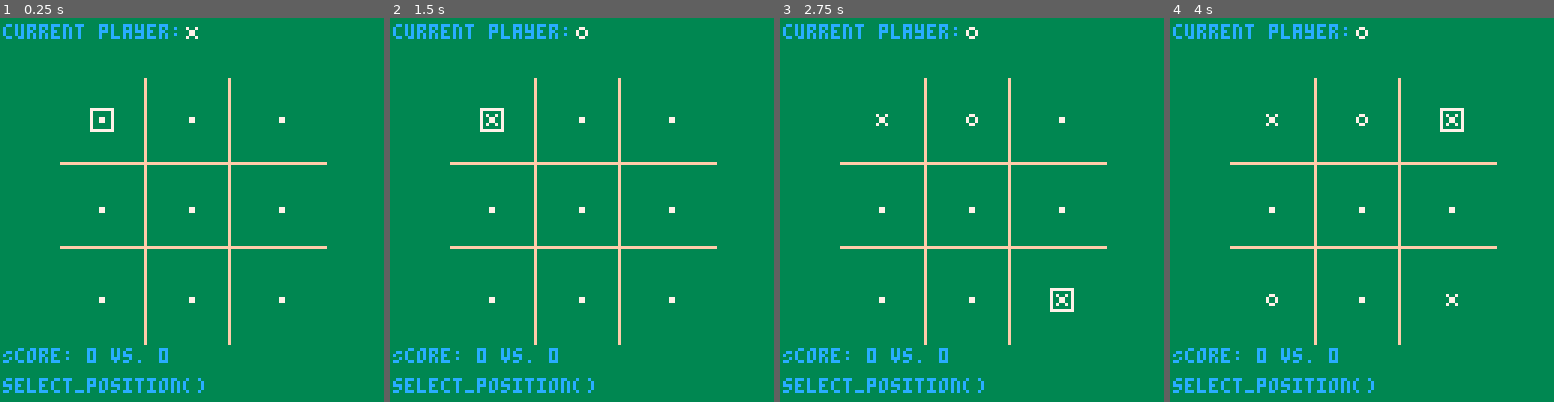
Above: before the commit, frames 1-4 (left to right).
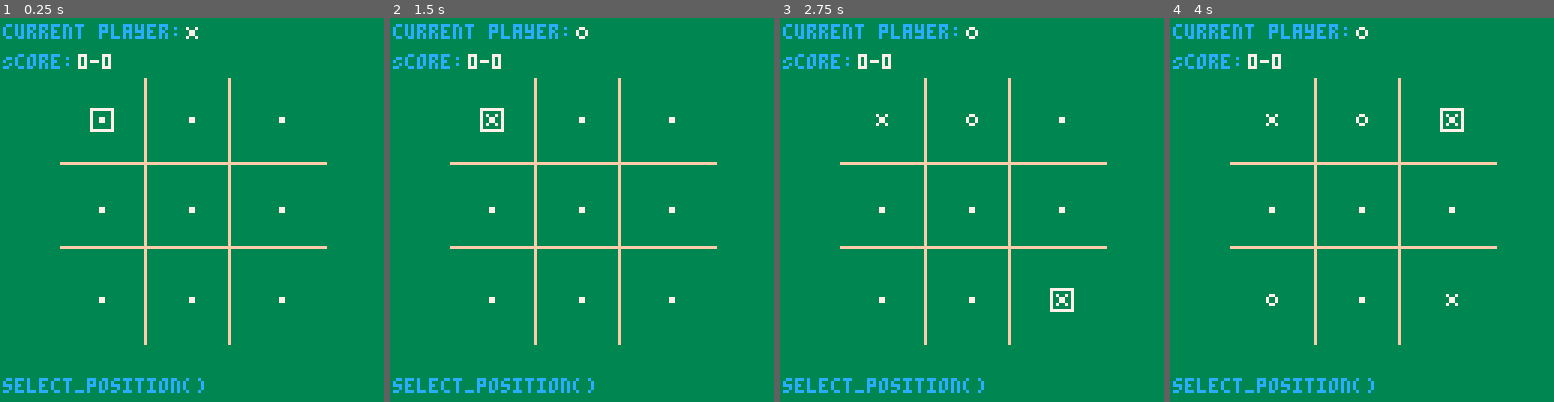
Above: after the commit, the same moments.

Repository: EmreMotan/TicTacToe
Game: PICO-8 cartridge tictactoe.p8
Same seed, same stepped clock (60 frames per second), same inputs: the game is played once before the commit and once after it.
Inputs:
- Up to frame 1 (0.25 s): no input
- Up to frame 2 (1.5 s): tap X (X key) at 0.33, 1.07 s; tap O (Z key) at 0.7 s
- Up to frame 3 (2.75 s): hold Right 1.6-2.1 s; tap O (Z key) at 1.7, 2.1, 2.5 s; tap X (X key) at 1.85 s; hold Up 2.15-2.42 s; hold Right from 2.47 s (still down)
- Up to frame 4 (4 s): tap O (Z key) at 2.9, 3.3, 3.7 s; tap X (X key) at 2.97 s; release Right at 3.03 s; hold Left 3.08-3.58 s; hold Down 3.63-3.97 s

The runs differ from the first frame. In frame 1, 1.0% of the frame differs, in the area x 0-44%, y 9-90%; in frame 2, 1.0%; in frame 3, 1.0%; in frame 4, 1.0%.

Commit message:
More state refactoring, small feature updates

Diff:
--- a/tictactoe.p8
+++ b/tictactoe.p8
@@ -35,12 +35,13 @@
 
 -- states
 --[[
-init_game
+state_init_game
 choose_player
-select_position
-win_screen
+state_select_position
+state_select_position
 ]]
-global_state = ''
+
+--global_state = state_init_game
 
 -- play music, if we got it
 -- music(0)
@@ -64,7 +65,7 @@
   win_pos = {}
   grid_selector_position = 0
 
-  global_state = select_position
+  global_state = state_select_position
 
   debugmsg = 'init_game()'
 end
@@ -75,7 +76,7 @@
   else currentplayer = 1
   end
 
-  global_state = select_position
+  global_state = state_select_position
 
   debugmsg = 'next_player()'
 end
@@ -124,10 +125,10 @@
 
       if win_result == 1 then
         score[currentplayer] += 1
-        global_state = win_screen
+        global_state = state_win_screen
       elseif tie_result == 1 then
-        global_state = tie_screen
-      else global_state = next_player
+        global_state = state_tie_screen
+      else global_state = state_next_player
       end
     end
 	end
@@ -235,21 +236,21 @@
   r = 0
   r = wait_for_any_input()
 
-  if r == 1 then global_state = init_game end
+  if r == 1 then global_state = state_init_game end
 end
 
 function tie_screen()
   r = 0
   r = wait_for_any_input()
 
-  if r == 1 then global_state = init_game end
+  if r == 1 then global_state = state_init_game end
 end
 
 function title_screen()
   r = 0
   r = wait_for_any_input()
 
-  if r == 1 then global_state = init_game end
+  if r == 1 then global_state = state_init_game end
 end
 
 function wait_for_any_input()
@@ -274,22 +275,23 @@
 function _init()
   state_init_game, state_next_player, state_select_position, state_win_screen, state_tie_screen = 1, 2, 3, 4, 5
 
-  draw_funcs = {init_game=draw_main_screen,
-                next_player=draw_main_screen,
-                select_position=draw_main_screen,
-                win_screen=draw_main_screen,
-                tie_screen=draw_main_screen
+  draw_funcs = {[state_init_game]=draw_main_screen,
+                [state_next_player]=draw_main_screen,
+                [state_select_position]=draw_main_screen,
+                [state_win_screen]=draw_win_screen,
+                [state_tie_screen]=draw_main_screen
               }
+
   --_draw = _draw_main_screen()
-  global_state = init_game
+  global_state = state_init_game
 end
 
 function _update()
-  if global_state == init_game then init_game()
-  elseif global_state == next_player then next_player()
-  elseif global_state == select_position then select_position()
-  elseif global_state == win_screen then win_screen()
-  elseif global_state == tie_screen then tie_screen()
+  if global_state == state_init_game then init_game()
+  elseif global_state == state_next_player then next_player()
+  elseif global_state == state_select_position then select_position()
+  elseif global_state == state_win_screen then win_screen()
+  elseif global_state == state_tie_screen then tie_screen()
   else debugmsg = 'invalid global state!!!'
   end
 end
@@ -341,96 +343,38 @@
   elseif grid_selector_position<9 then y_ =2
   end
   y = 30 + 30*y_
-  spr(002,x,y)
-
-  -- draw score
-  print('Score: '.. score[1] .. ' vs. ' .. score[2], 1, 110 ,12)
+  drawspr(002,x,y)
+
+  -- print headline text
+  draw_main_screen_headline_text()
 
   -- write debug message
   if (is_debugmode) then print(debugmsg, 1, 120, 12) end -- maybe make this flash?
 end
 
-function _draw()
-  -- clear the screen
-  rectfill(0,0,128,128,3)
-
-  -- draw grid
-  line(48, 20, 48, 108, 15)
-  line(76, 20, 76, 108, 15)
-  line(20, 48, 108, 48, 15)
-  line(20, 76, 108, 76, 15)
-
-  -- draw symbols
-  for i=0,8 do
-    x = 30 + 30* ((i) % 3)
-    if i<3 then y_ =0
-    elseif i<6 then y_ =1
-    elseif i<9 then y_ =2
-    end
-    y = 30 + 30*y_
-    spr_val=0
-    if grid[i] == 0 then spr_val=3
-    else spr_val=grid[i]-1
-    end
-    if count(win_pos) > 0 then
-      drawn = 0
-      for v in all(win_pos) do
-        if i == v then
-          drawspr(spr_val,x,y,8)
-          drawn=1
-        end
-      end
-      if drawn == 0 then drawspr(spr_val,x,y) end
-      drawn = nil
-    else
-      drawspr(spr_val,x,y)
-    end
-  end
-
-  -- draw selection cursor
-  x = 30 + 30* ((grid_selector_position) % 3)
-  if grid_selector_position<3 then y_ =0
-  elseif grid_selector_position<6 then y_ =1
-  elseif grid_selector_position<9 then y_ =2
-  end
-  y = 30 + 30*y_
-  spr(002,x,y)
-
-  -- draw score
-  print('Score: '.. score[1] .. ' vs. ' .. score[2], 1, 110 ,12)
-  --print('grid val:'..grid[grid_selector_position], 64, 110, 12)
-
-  --print('grid pos:'..grid_selector_position, 1, 110 ,12)
-  --print('grid val:'..grid[grid_selector_position], 64, 110, 12)
-  --grid_selector_position
-  --[[
-  --draw the lives
-  for i=1,lives do
-    spr(004,90+i*8,4)
-  end
-  ]]
-
-  --debug
-  --print("padx: "..padx,1,1,15)
-
-  --rectfill(padx,pady,padx+padw,pady+padh,15)
-  --circfill(ballx,bally,ballsize,15)
-
-  -- If win state, display message
-  if global_state == win_screen then
+function draw_win_screen()
+  draw_main_screen()
+
+  print('this works', 1, 100, 12)
+end
+
+function draw_main_screen_headline_text()
+  if global_state == state_win_screen then
     print('player ' .. currentplayer ..' wins!', 1, 1, 15)
     print('press any button for next round!', 1, 9, 15)
-  elseif global_state == tie_screen then
+  elseif global_state == state_tie_screen then
     print('it\'s  a tie!', 1, 1, 15)
     print('press any button for next round!', 1, 9, 15)
   else
-    --print("current player: "..currentplayer, 1, 1, 12)
     print("current player: ", 1, 2, 12)
-    spr(currentplayer-1,60,1)
-  end
-
-  -- write debug message
-  if (is_debugmode) then print(debugmsg, 1, 120, 12) end -- maybe make this flash?
+    drawspr(currentplayer-1,60,1)
+    print('Score: ', 1, 12 , 12)
+    print(score[1] .. '-' .. score[2], 26, 12, 7)
+  end
+end
+
+function _draw()
+  draw_funcs[global_state]()
 end
 __gfx__
 00000000000000007777777700000000000000000000000000000000000000000000000000000000000000000000000000000000000000000000000000000000
